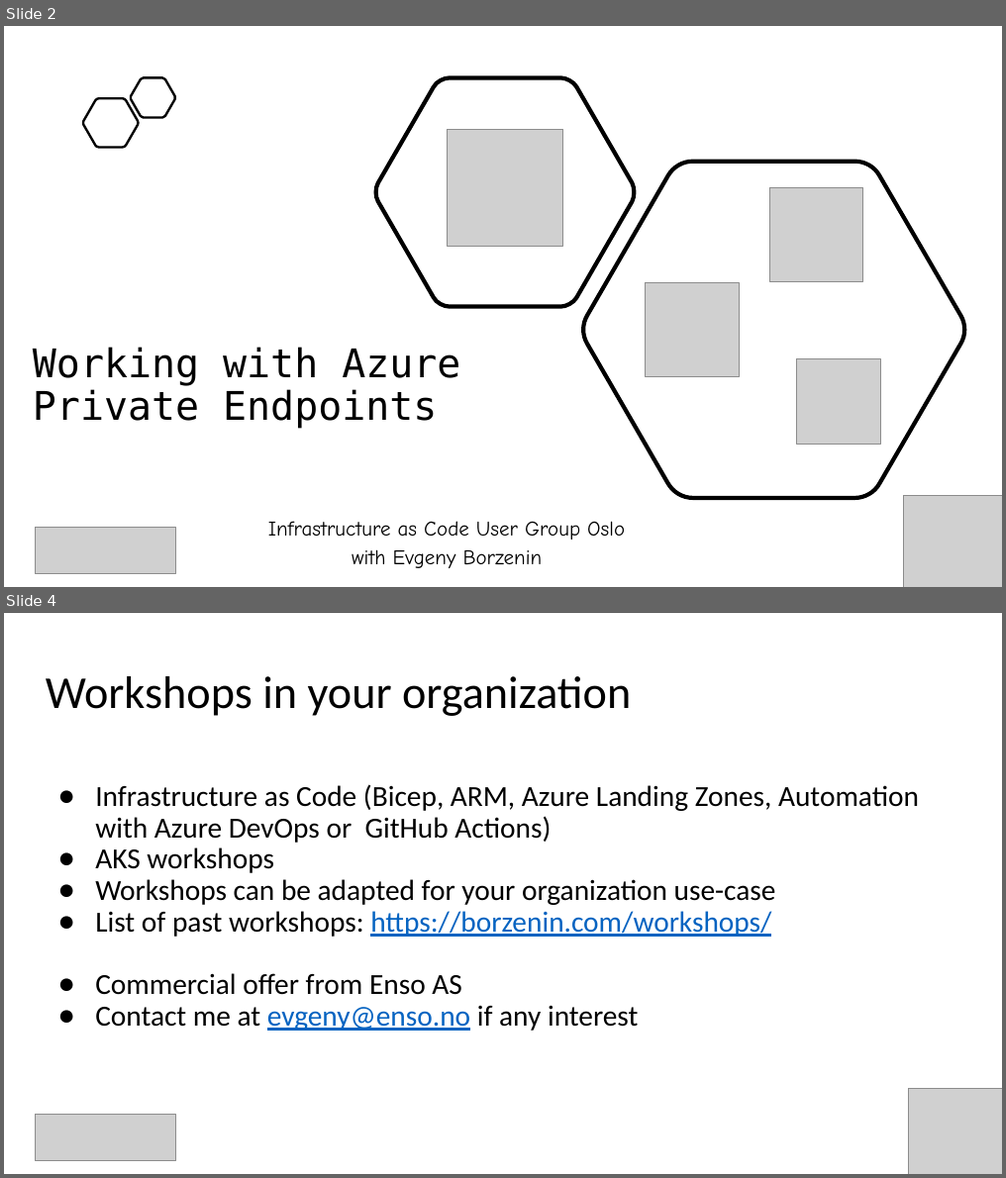
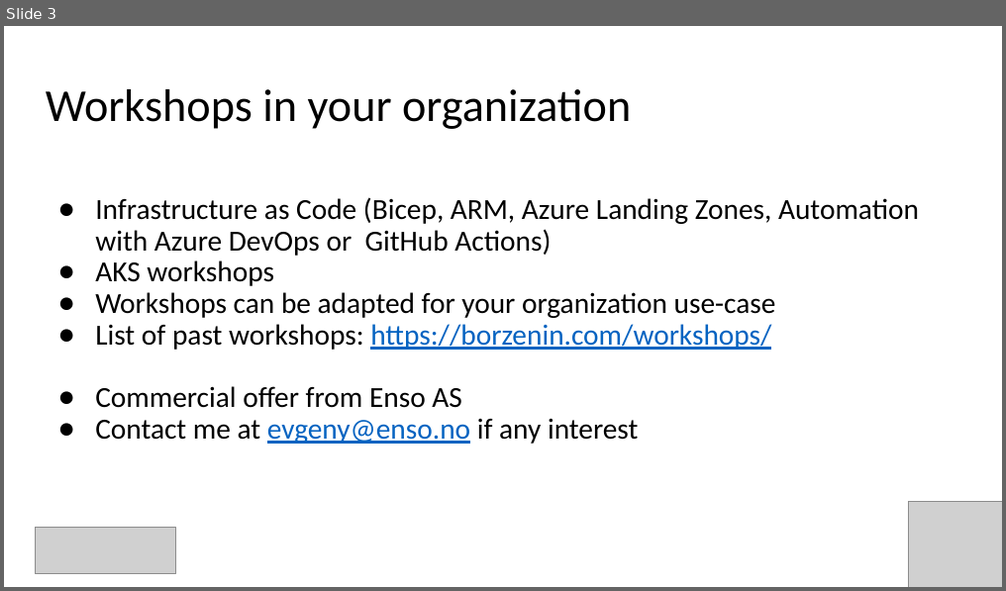
Before and after one commit to Infrastructure-AsCode/azure-private-links-labs, a slide deck: slides/private-links.pptx. Shown one above the other, each under a label of ours: slides 2 and 4 before the commit, slide 3 after it; the slides between them are not shown. The pictures are 1006x1178 and 1006x591 pixels, drawn with LibreOffice and Linux fonts; fonts in the diff are those of the drawing; grey boxes stand for pictures. Boxes give left, top, right and bottom in pixels: in the first picture for what was removed or moved away, otherwise in the second. Text is boxed around its words. In the diff, an @@ line names an element or a change of style, - is before the commit and + after.

```diff
--- a/slides/private-links.pptx
+++ b/slides/private-links.pptx
@@ slide 2 removed at [4,26,1002,587], background #FFFFFF @@
@@ freeform shape removed at [131,77,175,117] @@
@@ freeform shape removed at [376,77,635,307] @@
@@ freeform shape removed at [83,98,139,148] @@
@@ picture removed at [448,129,563,246] @@
@@ freeform shape removed at [582,162,966,498] @@
@@ picture removed at [770,187,863,281] @@
@@ picture removed at [645,282,739,376] @@
@@ text removed at [33,347,460,428] @@
-Working with Azure Private Endpoints
@@ picture removed at [796,360,880,444] @@
@@ picture removed at [904,495,1002,587] @@
@@ picture removed at [35,527,175,574] @@
@@ subtitle removed at [268,521,625,569] @@
-Infrastructure as Code User Group Oslo
-with Evgeny Borzenin
@@ what was slide 4 is now slide 3 @@
```
Also in this commit, not shown: 2 slides changed, 2 other files.
